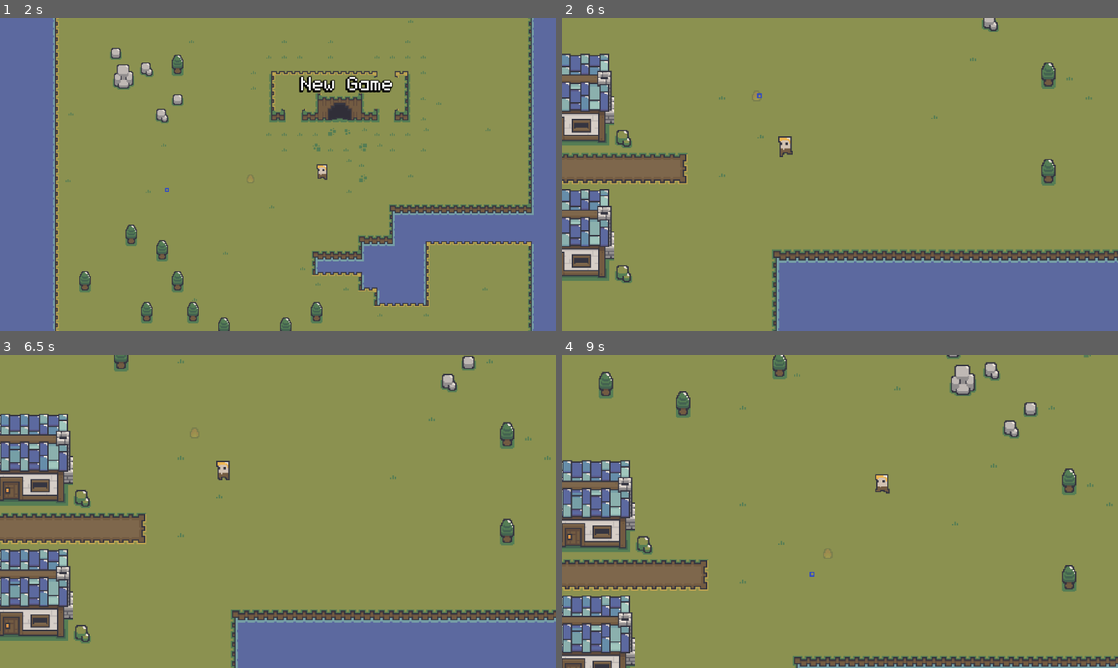
Above: before the commit, frames 1-4 (two rows, left to right).
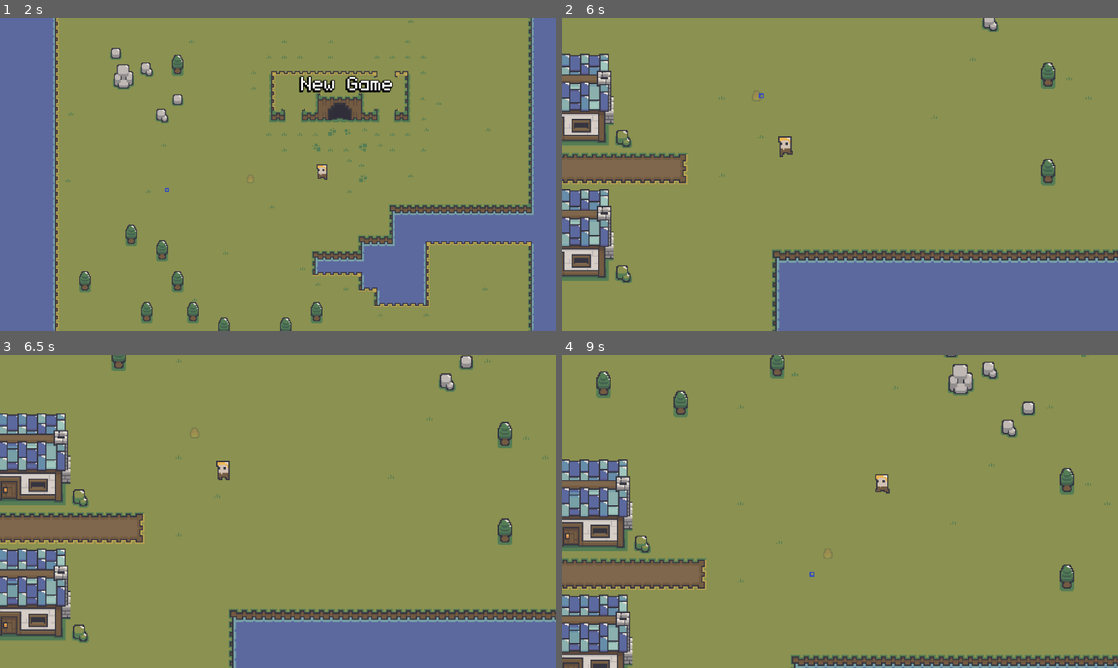
Above: after the commit, the same moments.

Repository: qmarsala/DeliciousDungeon
Game: Godot game, scene res://scenes/game.tscn
Two runs of this game, one before a commit and one after it. Both use one fixed random seed, a clock stepped at 60 frames per second and the inputs below.
Inputs (mouse positions are in pixels of both pictures, inside the frame that each line leads up to):
- Up to frame 1 (2 s): move the mouse to (400, 158) at 0.52 s; right-click (400, 158) at 0.6 s; tap E (interact) at 0.8, 1.35 s; move the mouse to (166, 190) at 1.27 s; click (166, 190) at 1.55 s
- Up to frame 2 (6 s): move the mouse to (895, 105) at 2.02 s; press the mouse at (895, 105) at 2.03 s; right-click (895, 105) at 2.3 s; move the mouse to (812, 237) at 2.77 s; release the mouse at (812, 237) at 2.78 s; tap Q (basic_attack) at 2.85 s; tap E (interact) at 3.05, 5.1 s; move the mouse to (1006, 221) at 3.52 s; press the mouse at (1006, 221) at 3.53 s; right-click (1006, 221) at 3.6 s; move the mouse to (673, 127) at 4.27 s; release the mouse at (673, 127) at 4.28 s; tap W (heavy_attack) at 4.35 s; right-click (673, 127) at 4.55 s; move the mouse to (867, 174) at 5.02 s; move the mouse to (756, 96) at 5.77 s; click (756, 96) at 5.85 s
- Up to frame 3 (6.5 s): no input
- Up to frame 4 (9 s): move the mouse to (962, 495) at 6.52 s; right-click (962, 495) at 6.6 s; move the mouse to (728, 527) at 7.27 s; tap E (interact) at 7.35 s; tap Enter at 8 s; move the mouse to (895, 442) at 8.02 s; press the mouse at (895, 442) at 8.03 s; move the mouse to (812, 574) at 8.77 s; release the mouse at (812, 574) at 8.78 s; tap Q (basic_attack) at 8.85 s

Frame 1 is identical in both runs. In frame 2, 0.7% of the frame differs, in the area x 0-100%, y 0-100%; in frame 3, 6.3%; in frame 4, 7.1%.

Commit message:
hide move target indicator when holding to move

Diff:
--- a/src/assets/scripts/player.gd
+++ b/src/assets/scripts/player.gd
@@ -46,7 +46,7 @@
 func _process(delta: float) -> void:
 	if is_dead(): return
 	handle_interact_action()
-	handle_movement_input()
+	handle_movement_input(delta)
 	handle_dash_input()
 	#todo: move this to ui layer?
 	var magic_attack_pos = get_magic_attack_location()
@@ -66,15 +66,24 @@
 		if target and target is Door:
 			target.open()
 
-func handle_movement_input():
+var time = 0
+var pressed_at = 0
+func handle_movement_input(delta):
+	time += delta
 	#todo: player state pattern?
-	if is_dashing:
-		return
-	var mouse_pos = get_global_mouse_position()
+	if is_dashing || move_disabled: return
 	if move_disabled and Input.is_action_just_released("move"):
 		move_disabled = false
-	if Input.is_action_pressed("move") and not move_disabled:
+
+	var mouse_pos = get_global_mouse_position()
+	if Input.is_action_just_pressed("move"):
+		pressed_at = time
 		move_target = mouse_pos
+		move_destination_indicator.show()
+	elif Input.is_action_pressed("move") and time - pressed_at > .1:
+		move_target = mouse_pos
+		move_destination_indicator.hide()
+	elif Input.is_action_just_released("move"):
 		move_destination_indicator.show()
 	if global_position.distance_to(move_target) < 10:
 		move_target = global_position
